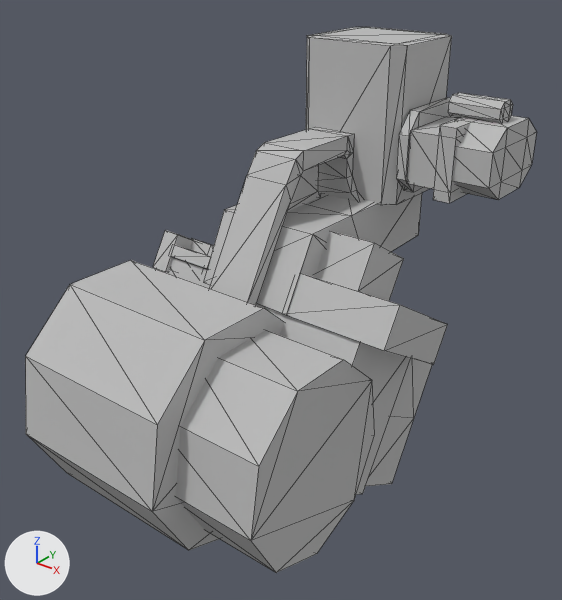
The glTF model atlas/meshes/r_clav.gltf: old version first, new version second.
Camera for both pictures: a 50 mm lens placed at (0.183, -0.294, -0.071), pointed at (0.005, -0.071, -0.209). Lighting does not change. The marker at lower left points along +X, +Y and +Z. Mesh edges are drawn as thin lines.

In view in the first picture: 'Node'.
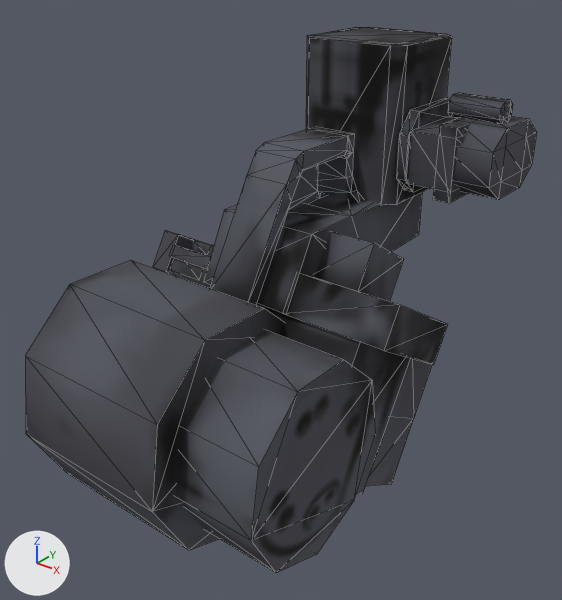
Boxes (x1, y1, x2, y2) around the edits, measured in the pictures (562 x 600 px):
part 1 of me_node_mesh, recoloured: (25, 27, 536, 573) in both

The edits, one by one:
Picture 'extremities_diffuse_unplugged_mit' (img_extremities_diffuse_unplugged_mit) is new.
Material 'drc_extremities_diffuse.008' (mat_drc_extremities_diffuse_008) is new.
Its texture is img_extremities_diffuse_unplugged_mit.
Its roughness is 0.998.
me_node_mesh is used by ob_node; location (0.0, 0.0, 0.0).
me_node_mesh had 326 vertices, 556 faces and spanned x -0.055..0.065, y -0.159..0.024, z -0.293..-0.114.
me_node_mesh now has 326 vertices, 556 faces and spans x -0.055..0.065, y -0.159..0.024, z -0.293..-0.113.
me_node_mesh part 1: 556 faces spanning x -0.055..0.065, y -0.159..0.024, z -0.293..-0.113 switch from mat_default (grey #bcbcbc) to mat_drc_extremities_diffuse_008 (picture img_extremities_diffuse_unplugged_mit).
